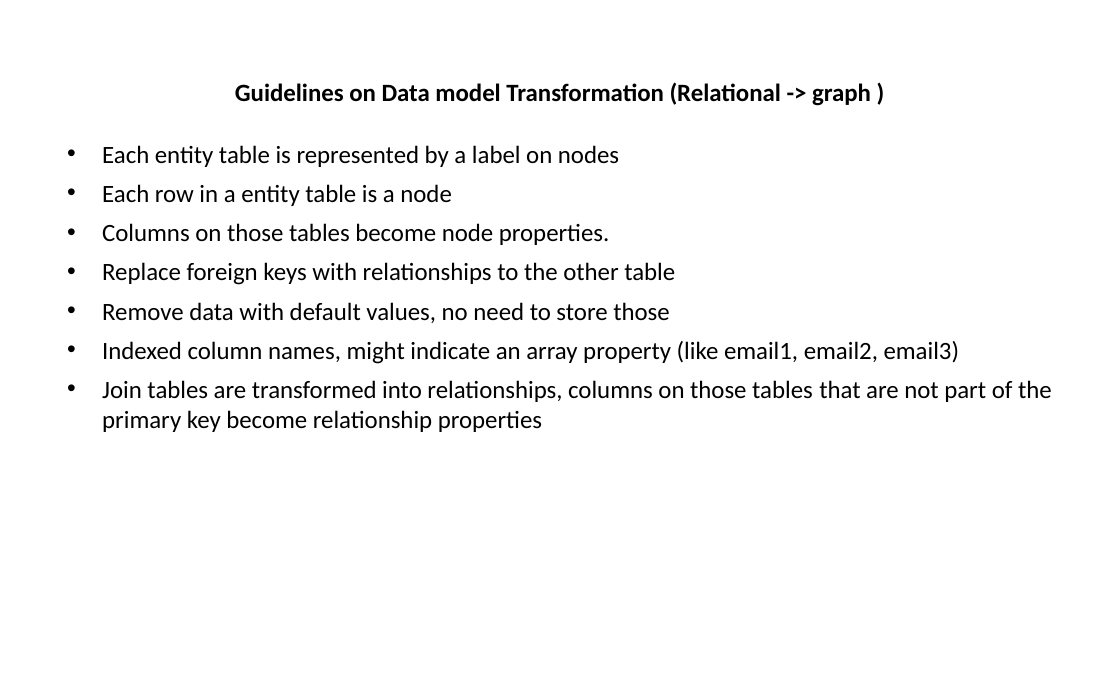
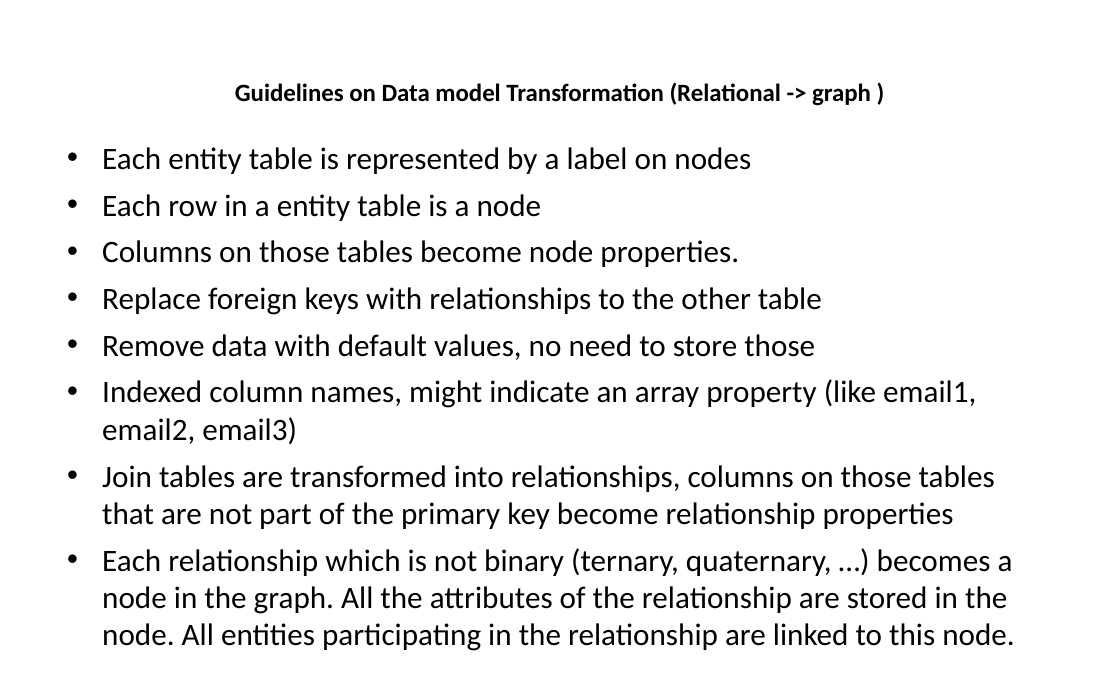
Before and after one commit to hogeschool/INFDEV026B, a slide deck: slide 39 of 2018-2019/build/Lecture 5.pptx (slide 37 before the commit). Drawn at 1120x700 pixels with LibreOffice and Linux fonts; fonts in the diff are those of the drawing. Boxes give left, top, right and bottom in pixels: in the first picture for what was removed or moved away, otherwise in the second. Text is boxed around its words. In the diff, an @@ line names an element or a change of style, - is before the commit and + after.

```diff
--- a/2018-2019/build/Lecture 5.pptx
+++ b/2018-2019/build/Lecture 5.pptx
@@ text at box(102, 147, 995, 529): size 16 to 20 pt in "Each entity table is represented by a ...", "Each row in a entity table is ...", "Columns on those tables become node properties.", "Replace foreign keys with relationships to the ..." and 3 more places @@
@@ text at box(102, 548, 1015, 651): paragraph added @@
+• Each relationship which is not binary (ternary, quaternary, …) becomes a node in the graph. All the attributes of the relationship are stored in the node. All entities participating in the relationship are linked to this node.
```
Also in this commit, not shown: 24 other slides changed, 3 slides added, 1 slide removed.
